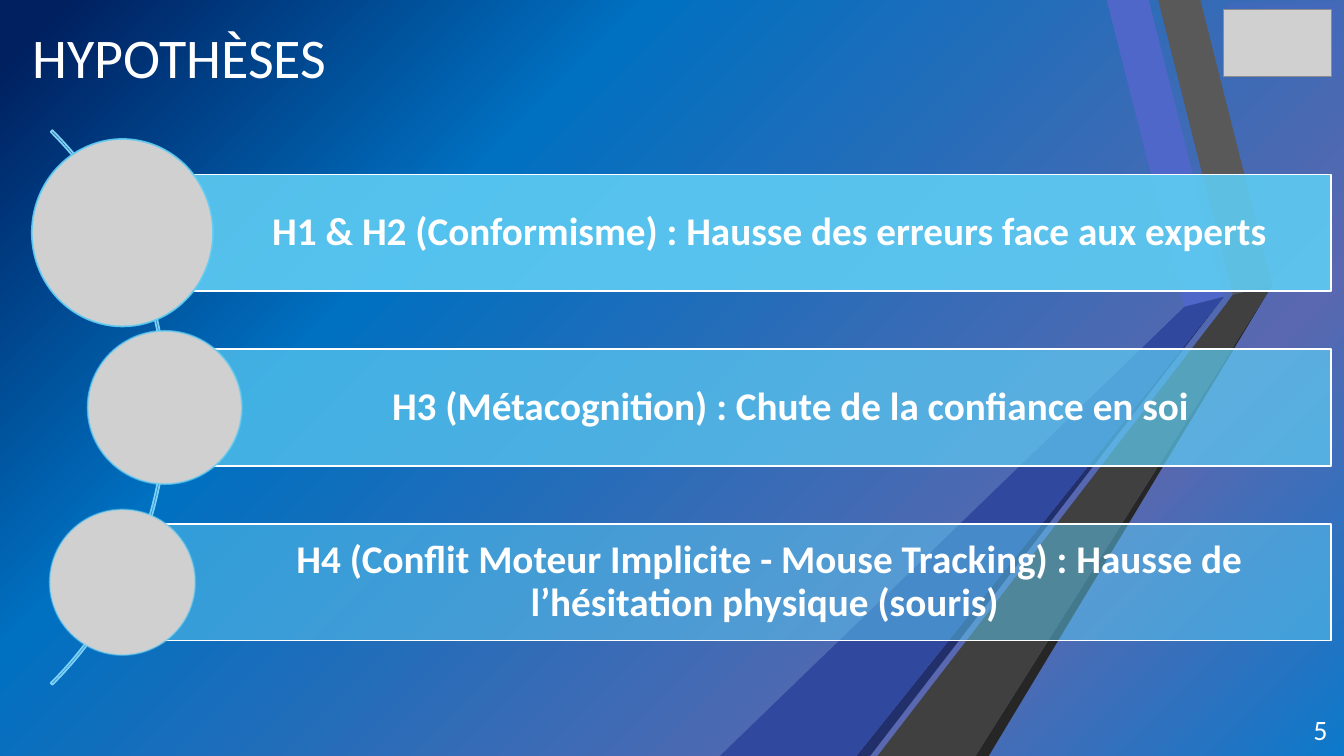
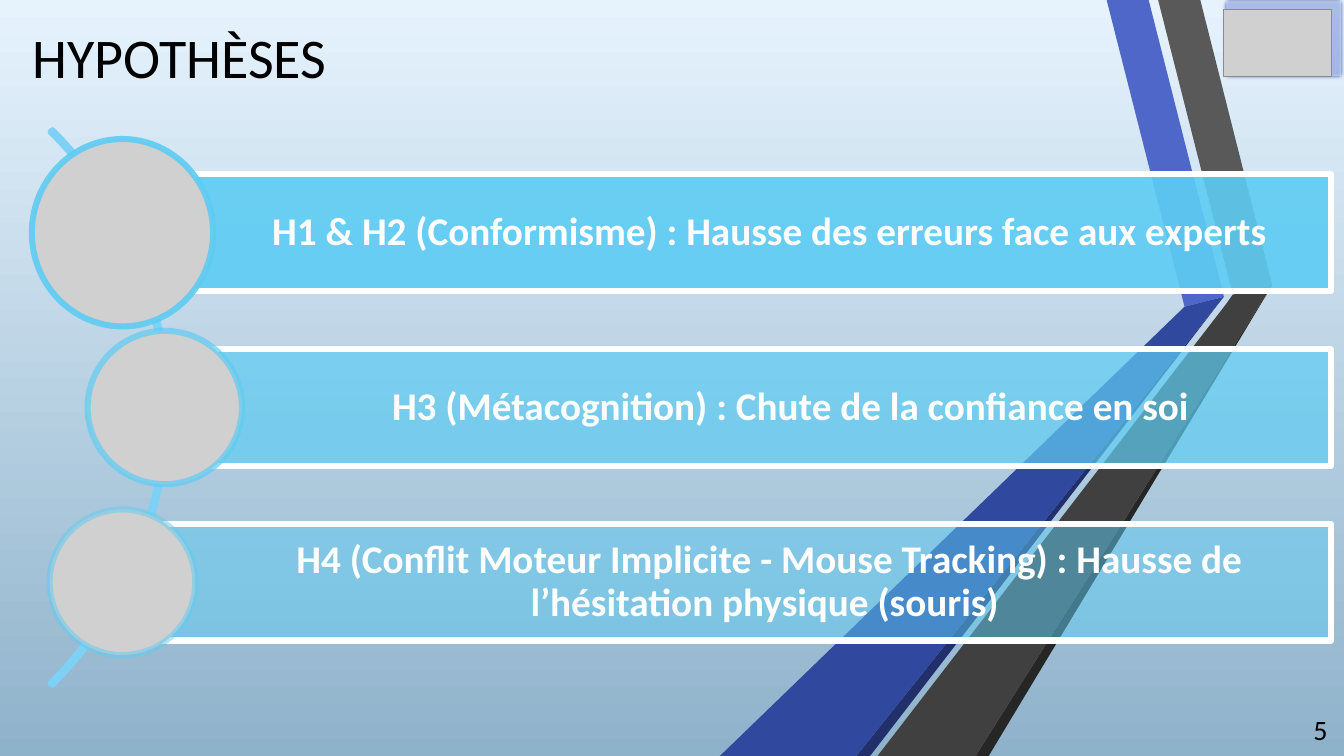
Before and after one commit to Milhane69/Portfolio-RABEHI-Milhane, a slide deck: slide 5 of Expérience.pptx. Drawn at 1344x756 pixels with LibreOffice and Linux fonts; fonts in the diff are those of the drawing; grey boxes stand for pictures. Boxes give left, top, right and bottom in pixels: in the first picture for what was removed or moved away, otherwise in the second. Text is boxed around its words. In the diff, an @@ line names an element or a change of style, - is before the commit and + after.

```diff
--- a/Expérience.pptx
+++ b/Expérience.pptx
@@ background gradient #0D79CA to #5968B0 to #0070C0 to #002060 to gradient #E6F3FD to #8FB2CC @@
@@ rectangle at (x1=0, y1=0, x2=1344, y2=756): fill gradient #0D79CA to #5968B0 to #0070C0 to #002060 to gradient #E6F3FD to #8FB2CC @@
@@ arch (boxed as its full ring) at (x1=0, y1=15, x2=167, y2=756): outline #7CD2F4 1.25 pt to #7CD2F4 4.33 pt @@
@@ freeform shape at (x1=16, y1=0, x2=139, y2=582): fill #FFFFFF to #595959 @@
@@ title "HYPOTHÈSES" at (x1=33, y1=31, x2=327, y2=79): text colour #FFFFFF to #000000 @@
@@ rectangle at (x1=1224, y1=0, x2=1344, y2=79): outline #3A4C94 1.25 pt to #606BAC 4.33 pt @@
@@ outline #FFFFFF 1.25 pt to #FFFFFF 4.33 pt in 3 elements at (x1=165, y1=349, x2=1332, y2=466), (x1=122, y1=174, x2=1331, y2=291), (x1=122, y1=524, x2=1331, y2=641) @@
@@ freeform shape at (x1=16, y1=578, x2=151, y2=756): fill #FFFFFF to #262626 @@
@@ freeform shape at (x1=16, y1=578, x2=203, y2=756): fill #FFFFFF to #404040 @@
@@ page number at (x1=1313, y1=722, x2=1327, y2=740): text colour #FFFFFF to #000000 @@
```
Also in this commit, not shown: 12 other slides changed, 4 slides added, 1 other file.
